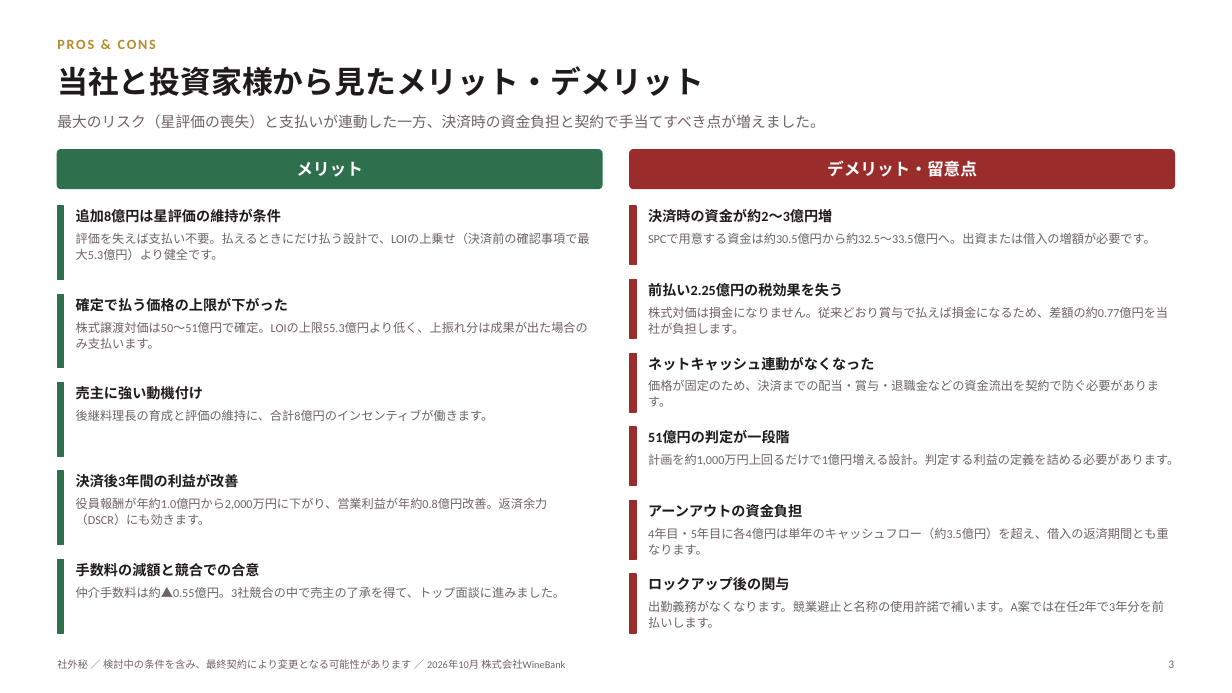
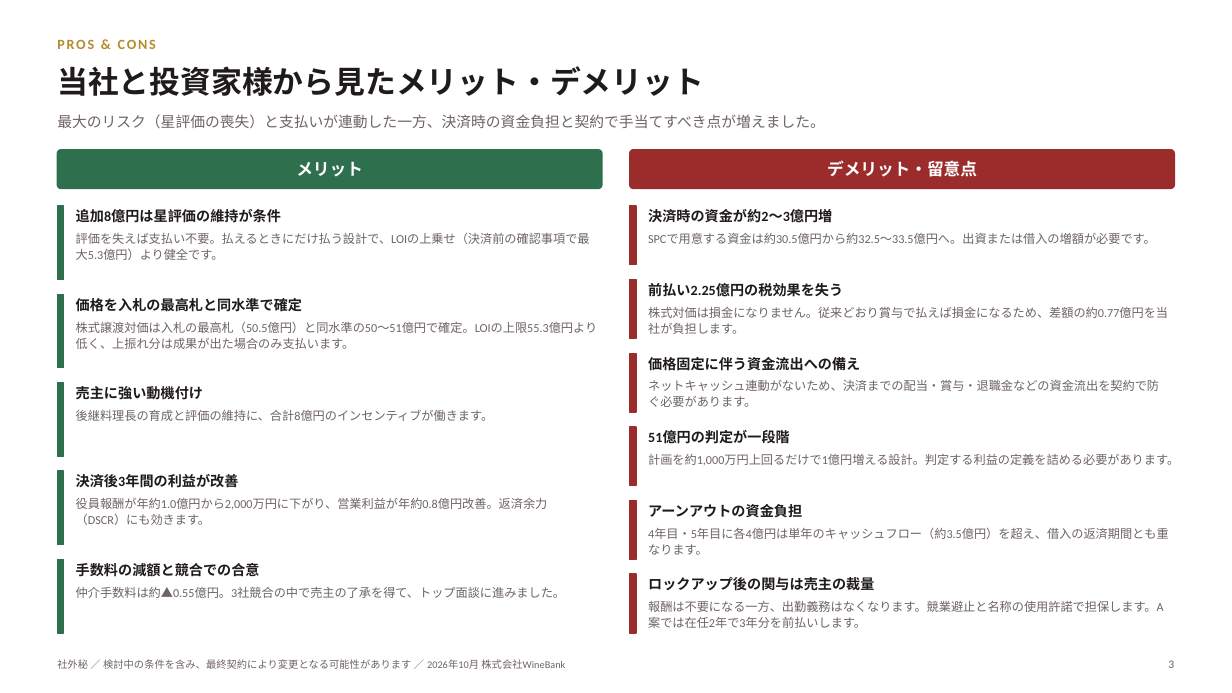
Before and after one commit to nakano-winebank/wine-auction, a slide deck: slide 3 of M&A/カンテサンス/条件合意とLOIの比較_投資家様向け_20261010.pptx. Drawn at 1232x693 pixels with LibreOffice and Linux fonts; fonts in the diff are those of the drawing. Boxes give left, top, right and bottom in pixels: in the first picture for what was removed or moved away, otherwise in the second. Text is boxed around its words. In the diff, an @@ line names an element or a change of style, - is before the commit and + after.

```diff
--- a/M&A/カンテサンス/条件合意とLOIの比較_投資家様向け_20261010.pptx
+++ b/M&A/カンテサンス/条件合意とLOIの比較_投資家様向け_20261010.pptx
@@ text at box(76, 298, 302, 312): text changed @@
-確定で払う価格の上限が下がった
+価格を入札の最高札と同水準で確定
@@ text at box(76, 322, 597, 349): text changed @@
-株式譲渡対価は50〜51億円で確定。LOIの上限55.3億円より低く、上振れ分は成果が出た場合のみ支払います。
+株式譲渡対価は入札の最高札（50.5億円）と同水準の50〜51億円で確定。LOIの上限55.3億円より低く、上振れ分は成果が出た場合のみ支払います。
@@ text at box(648, 357, 860, 371): text changed @@
-ネットキャッシュ連動がなくなった
+価格固定に伴う資金流出への備え
@@ text at box(648, 380, 1159, 407): text changed @@
-価格が固定のため、決済までの配当・賞与・退職金などの資金流出を契約で防ぐ必要があります。
+ネットキャッシュ連動がないため、決済までの配当・賞与・退職金などの資金流出を契約で防ぐ必要があります。
@@ text at box(648, 577, 874, 591): text changed @@
-ロックアップ後の関与
+ロックアップ後の関与は売主の裁量
@@ text at box(648, 601, 1164, 628): text changed @@
-出勤義務がなくなります。競業避止と名称の使用許諾で補います。A案では在任2年で3年分を前払いします。
+報酬は不要になる一方、出勤義務はなくなります。競業避止と名称の使用許諾で担保します。A案では在任2年で3年分を前払いします。
```
Also in this commit, not shown: 2 other slides changed, 1 other file.
